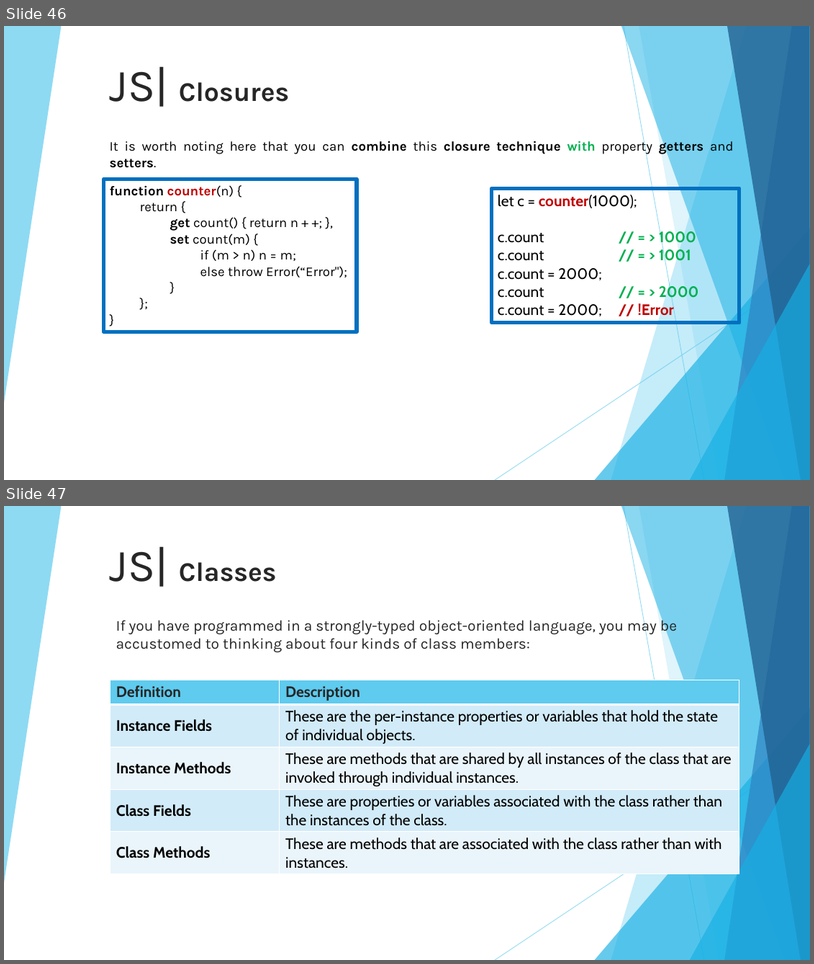
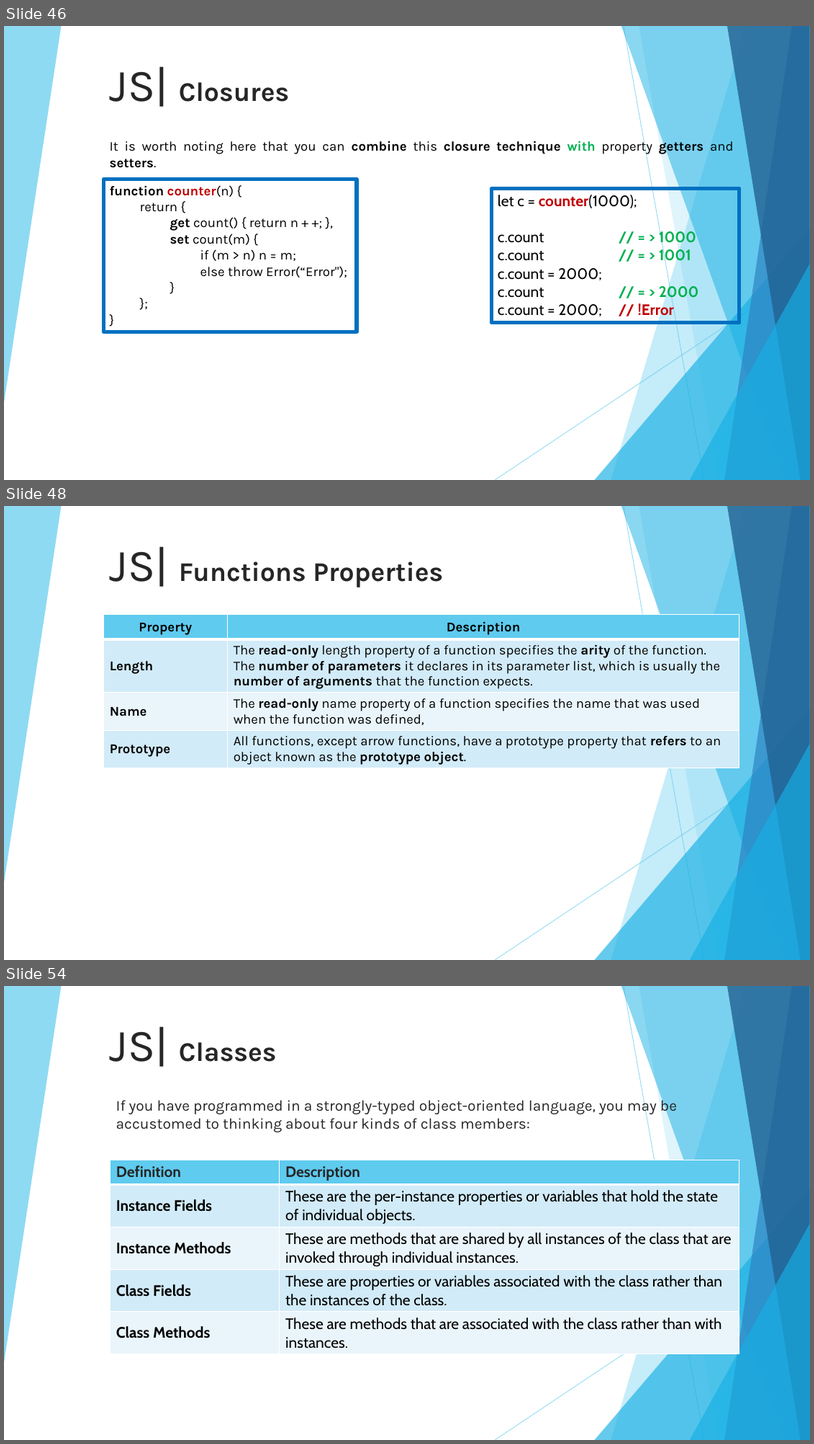
Before and after one commit to 01Primo/slides, a slide deck: 08_Javascript_Classes.pptx. Shown one above the other, each under a label of ours: slides 46 and 47 before the commit, slides 46, 48 and 54 after it; the slides between them are not shown. The pictures are 814x964 and 814x1444 pixels, drawn with LibreOffice and Linux fonts; fonts in the diff are those of the drawing. Boxes give left, top, right and bottom in pixels: in the first picture for what was removed or moved away, otherwise in the second. Text is boxed around its words. In the diff, an @@ line names an element or a change of style, - is before the commit and + after.

Commit message:
Missing only functions constructor

```diff
--- a/08_Javascript_Classes.pptx
+++ b/08_Javascript_Classes.pptx
@@ slide 48 added at (4, 506, 810, 960), background #FFFFFF; not listed: 10 template elements that a slide beside it also shows @@
@@ title added at (110, 546, 443, 587), 32 pt, text #262626, bold @@
+JS| Functions Properties
@@ table added at (104, 615, 741, 770), 4 rows, 2 columns @@
+Property | Description
+Length | The read-only length property of a function specifies the arity of the function. / The number of parameters it declares in its parameter list, which is usually the number of arguments that the function expects.
+Name | The read-only name property of a function specifies the name that was used when the function was defined,
+Prototype | All functions, except arrow functions, have a prototype property that refers to an object known as the prototype object.
@@ what was slide 47 is now slide 54 @@
```
Also in this commit, not shown: 6 other slides added.
